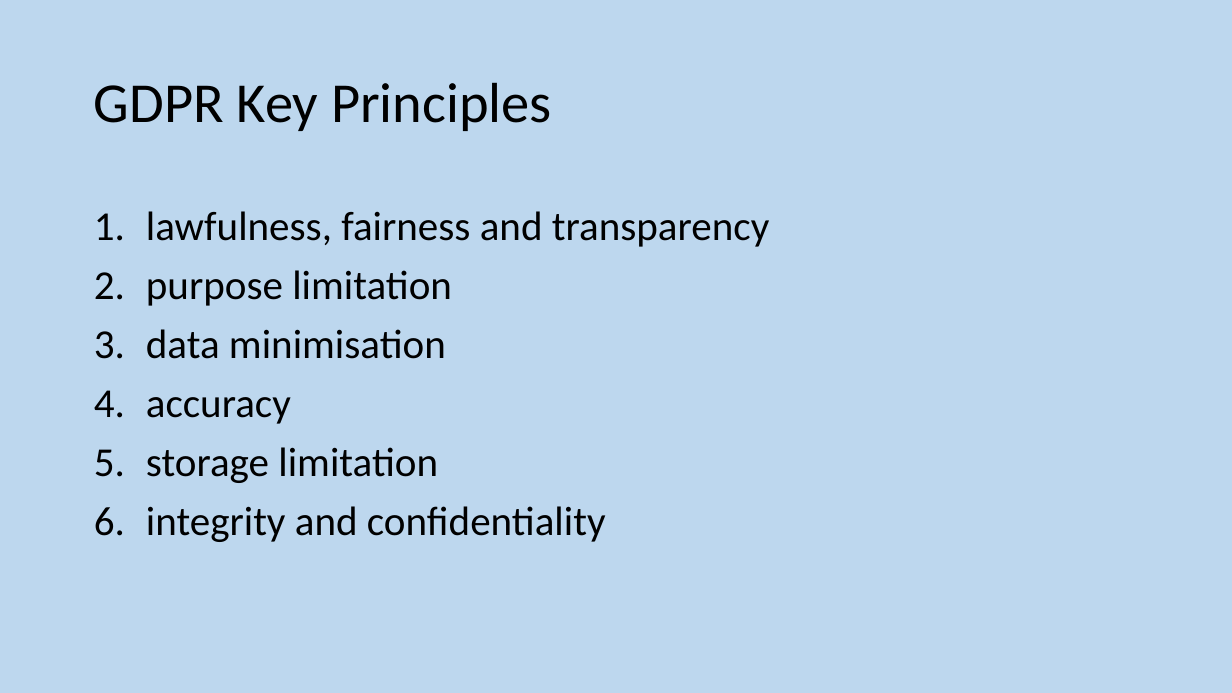
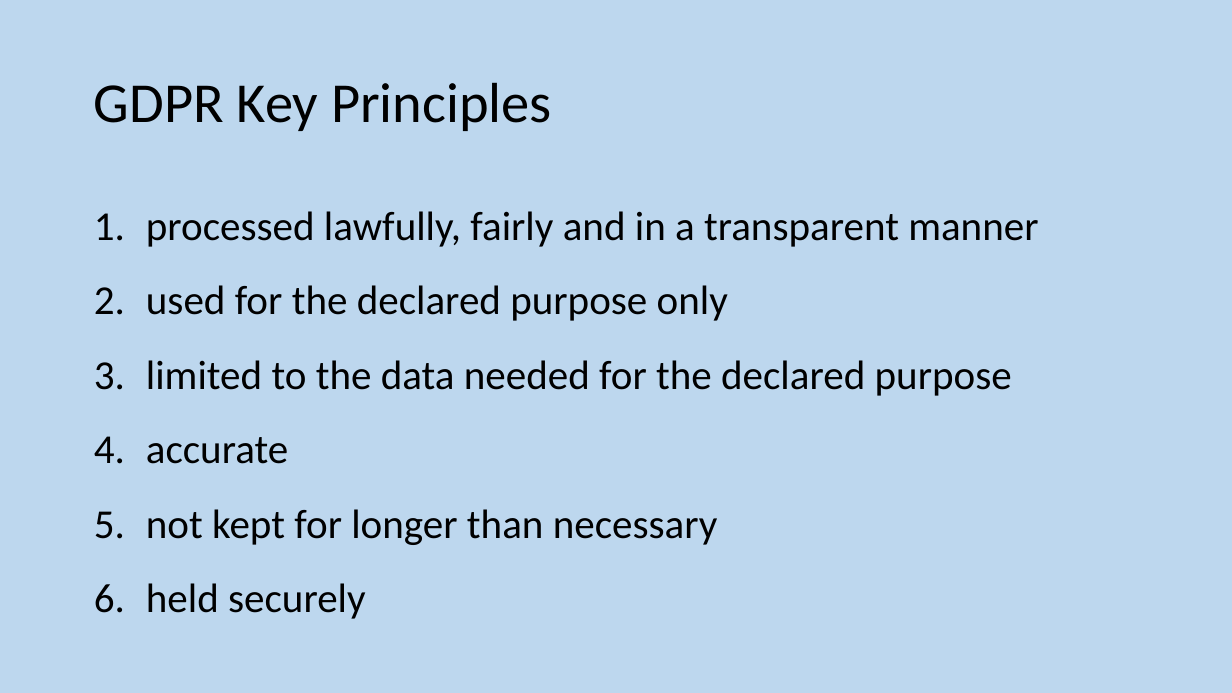
Before and after one commit to MrFriendCS/MrFriendCS.github.io, a slide deck: slide 153 of n5-cs/ddd/N5 CS DDD Slides.pptx. Drawn at 1232x693 pixels with LibreOffice and Linux fonts; fonts in the diff are those of the drawing. Boxes give left, top, right and bottom in pixels: in the first picture for what was removed or moved away, otherwise in the second. Text is boxed around its words. In the diff, an @@ line names an element or a change of style, - is before the commit and + after.

```diff
--- a/n5-cs/ddd/N5 CS DDD Slides.pptx
+++ b/n5-cs/ddd/N5 CS DDD Slides.pptx
@@ text at (x1=146, y1=211, x2=1038, y2=619): text changed @@
-1. lawfulness, fairness and transparency
-2. purpose limitation
-3. data minimisation
-4. accuracy
-5. storage limitation
-6. integrity and confidentiality
+1. processed lawfully, fairly and in a transparent manner
+2. used for the declared purpose only
+3. limited to the data needed for the declared purpose
+4. accurate
+5. not kept for longer than necessary
+6. held securely
```
Also in this commit, not shown: 3 other files.
